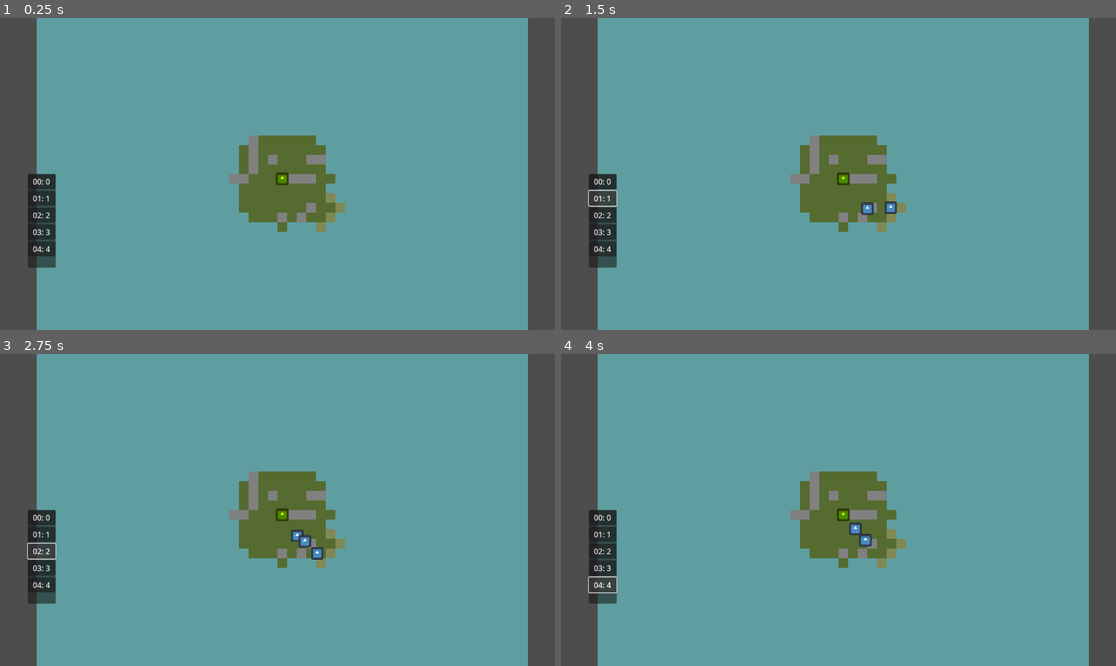
Above: before the commit, frames 1-4 (two rows, left to right).
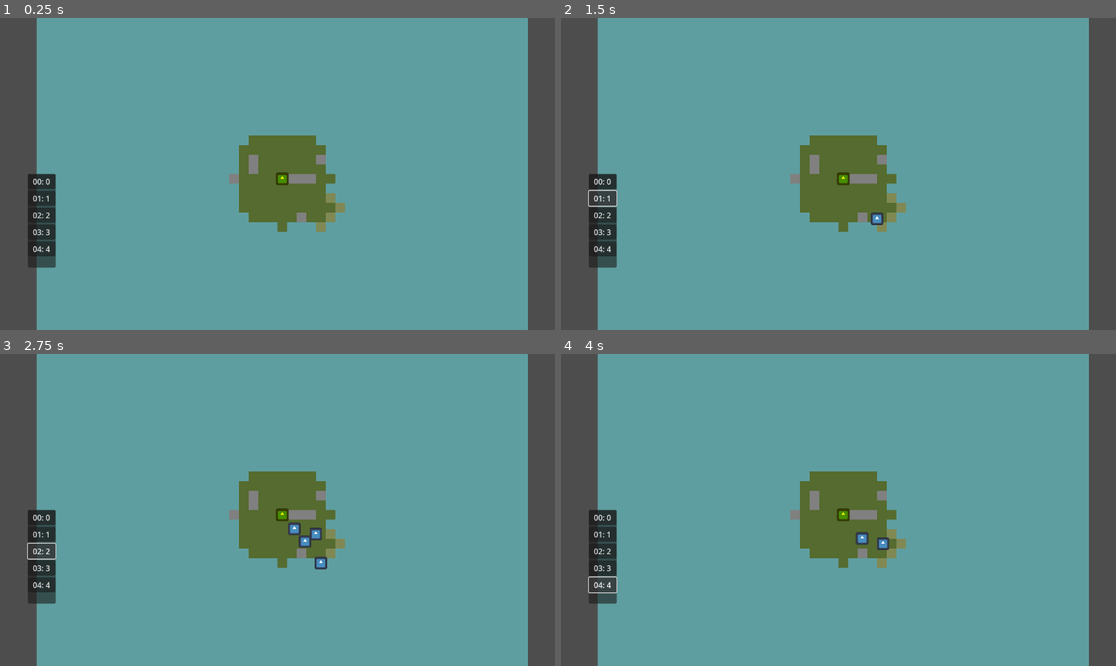
Above: after the commit, the same moments.

Repository: inf-35/tower-defense
Game: Godot game, scene res://island.tscn
The game is run twice, just before and just after one commit, with the same random seed, the same clock (stepped at 60 frames per second) and the same inputs. The engine's default icon, where the game draws it, is replaced by a stand-in: a white triangle on a blue panel in a dark square.
Inputs:
- Up to frame 1 (0.25 s): no input
- Up to frame 2 (1.5 s): click "00: 0" at 0.5 s; click "01: 1" at 1.25 s
- Up to frame 3 (2.75 s): click "02: 2" at 2 s
- Up to frame 4 (4 s): click "03: 3" at 2.75 s; click "04: 4" at 3.5 s

The runs differ from the first frame. In frame 1, 0.4% of the frame differs, in the area x 43-57%, y 37-66%; in frame 2, 0.6%; in frame 3, 0.7%, in the area x 43-59%, y 37-70%; in frame 4, 0.6%.

Commit message:
refactored waves/phases system

Diff:
--- a/Singletons/click_handler.gd
+++ b/Singletons/click_handler.gd
@@ -2,6 +2,9 @@
 
 var tower_type: Towers.Type
 signal click_on_island(world_position: Vector2, tower_type: Towers.Type)
+
+func _ready():
+	UI.tower_selected.connect(func(type_id: Towers.Type): tower_type = type_id)
 
 func _unhandled_input(event: InputEvent) -> void:
 	if event is InputEventMouseButton:
--- a/Singletons/phase_manager.gd
+++ b/Singletons/phase_manager.gd
@@ -1,42 +1,163 @@
-#Phases
+# Phases.gd
 extends Node
+#state machine for wave/phase progression
+# --- Game State Variables ---
+var current_wave_number: int = 0 # Phases now owns the wave progression
 
-# Signals for UI interaction
-signal display_expansion_choices(choices: Array[ExpansionChoice]) # UI listens to this
-signal expansion_phase_ended # Waves node listens to this to resume
-signal building_phase_started
-signal building_phase_ended
+enum GamePhase { IDLE, EXPANSION, BUILDING, COMBAT_WAVE, GAME_OVER }
+var current_phase: GamePhase = GamePhase.IDLE
 
-# Ensure References.waves and References.island are correctly set up
-# (e.g., in a global References.gd autoload script)
+# --- Constants ---
+const EXPANSION_BLOCK_SIZE = 12
+const WAVES_PER_EXPANSION_CHOICE = 2 # e.g., expansion before wave 5, 10, etc.
+const EXPANSION_CHOICES_COUNT: int = 3
+const DELAY_AFTER_BUILDING_PHASE_ENDS: float = 0.5 # Before starting combat
+
+const DEBUG_PRINT_REPORTS: bool = true #debug -> print phase reports?
 
 func _ready():
-	Waves.offer_expansion_choices.connect(_on_waves_offer_expansion_choices) #entry point to expansion mechanism
-	References.island.expansion_applied.connect(_on_island_expansion_applied) #reflects expansionchoices out to ui elements
+	# Start the game flow
+	start_game.call_deferred()
 
-	Waves.request_building_phase_start.connect(start_building_phase)
-#EXPANSION PHASE
-func _on_waves_offer_expansion_choices(choices: Array[ExpansionChoice]):
-	print("Phases: Received expansion choices. Pausing waves and showing options.")
-	assert(is_instance_valid(References.island))
-	References.island.present_expansion_choices(choices) #entry point
-	display_expansion_choices.emit(choices) # UI should connect to this signal
+func _report(str: String): #allows us to easily silence reports
+	if not DEBUG_PRINT_REPORTS:
+		return
 
-func player_chose_expansion(choice_id: int):
-	print("Phases: Player chose expansion: ", choice_id)
-	assert(is_instance_valid(References.island))
+	print("Phases: ", str)
+
+func start_game():
+	_report("Starting game flow.")
+	current_wave_number = 0 # Reset or initialize
+	# The first action will be to prepare for wave 1.
+	# According to new flow: Expansion (if wave 1 is expansion trigger) -> Build -> Combat
+	_prepare_for_next_wave_cycle()
+
+# Main state progression logic
+func _advance_phase():
+	match current_phase:
+		GamePhase.IDLE:
+			# This state might be used for game over or initial setup
+			_report("In IDLE state.")
+			# For now, after IDLE (like after combat ends), we prepare next cycle.
+			_prepare_for_next_wave_cycle() #goes to either expansion or building
+
+		GamePhase.EXPANSION:
+			_report("Expansion phase successfully completed for wave " + str(current_wave_number) + ". Moving to Building phase.")
+			_start_building_phase() # Next is building phase
+
+		GamePhase.BUILDING:
+			_report("Building phase successfully completed for wave " + str(current_wave_number) + ". Moving to Combat phase.")
+			_start_combat_wave() # Next is combat
+
+		GamePhase.COMBAT_WAVE:
+			current_phase = GamePhase.IDLE
+			_prepare_for_next_wave_cycle() # Redundant if _on_combat_wave_ended works, safety.
+
+		GamePhase.GAME_OVER:
+			_report("Game Over state.")
+			# Handle game over UI, etc.
+
+func _prepare_for_next_wave_cycle():
+	current_wave_number += 1
+	_report("Preparing for wave cycle " + str(current_wave_number))
+
+	if current_wave_number > 0 and current_wave_number % WAVES_PER_EXPANSION_CHOICE == 0:
+		_start_expansion_phase() #divert to expansion phase
+	else:
+		_start_building_phase()
+
+# --- Expansion Phase Logic ---
+func _start_expansion_phase():
+	current_phase = GamePhase.EXPANSION
+	_report("Starting Expansion Phase for upcoming wave " + str(current_wave_number))
+
+	var options: Array[ExpansionChoice] = []
+	for i: int in EXPANSION_CHOICES_COUNT:
+		var new_block_data: Dictionary = TerrainGen.generate_block(EXPANSION_BLOCK_SIZE)
+		if new_block_data.is_empty():
+			push_warning("Phases: TerrainGen.generate_block returned empty for expansion option " + str(i) + " for wave " + str(current_wave_number))
+
+		var choice = ExpansionChoice.new(i, new_block_data) # Use string ID
+		options.append(choice)
+
+	if options.is_empty():
+		push_warning("Phases: All generated expansion options are empty for wave " + str(current_wave_number) + ". Skipping expansion.")
+		# If expansion fails, proceed to the next logical step (Building Phase)
+		_advance_phase() # This will move from EXPANSION to BUILDING
+		return
+
+	if not is_instance_valid(References.island):
+		push_error("Phases: Island is not valid when trying to present expansion choices.")
+		_advance_phase() # Try to recover by moving to next phase
+		return
+
+	UI.expansion_selected.connect(_on_player_chose_expansion, CONNECT_ONE_SHOT) #now await player_chose_expansion...
+	References.island.present_expansion_choices(options)
+	UI.display_expansion_choices.emit(options) # To UI
+
+#see above: responds to player selecting expansion on UI
+func _on_player_chose_expansion(choice_id: int): # Ensure UI sends choice ID
+	if current_phase != GamePhase.EXPANSION:
+		push_warning("Phases: Player chose expansion, but not in Expansion phase.")
+		return
+
+	_report("Player chose expansion ID: " + str(choice_id) + " for wave " + str(current_wave_number))
+	if not is_instance_valid(References.island):
+		push_error("Phases: Island is not valid when player chose expansion.")
+		# Even if island is invalid, we need to advance the phase to avoid stall
+		_advance_phase()
+		return
+
+	References.island.expansion_applied.connect(_on_island_expansion_applied, CONNECT_ONE_SHOT)
 	References.island.select_expansion(choice_id)
 
 func _on_island_expansion_applied():
-	print("Phases: Island expansion applied. Resuming waves.")
-	expansion_phase_ended.emit() # Waves node connects to this to resume its timer
-#BUILDING PHASE
-func start_building_phase():
-	print("Phases: Starting Building Phase.")
-	building_phase_started.emit() # UI listens to this, shows "End Building Phase" button, etc.
-	print("a")
-	player_ended_building_phase()
+	if current_phase != GamePhase.EXPANSION:
+		# This might happen if an old signal fires, or state is already advanced.
+		# push_warning("Phases: _on_island_expansion_applied received, but not in Expansion phase. Current phase: " + str(current_phase))
+		return
+	_report("Island expansion applied by Island.gd for wave " + str(current_wave_number) + ".")
+	UI.hide_expansion_choices.emit()
+	_advance_phase() # Moves from EXPANSION to BUILDING
+
+# --- Building Phase Logic ---
+func _start_building_phase():
+	current_phase = GamePhase.BUILDING
+	_report("Starting Building Phase for wave " + str(current_wave_number))
+	UI.show_building_ui.emit() # UI listens to this
+	UI.building_phase_ended.connect(_on_player_ended_building_phase, CONNECT_ONE_SHOT) #ui hooks to this
+	get_tree().create_timer(0.5).timeout.connect(func():
+		UI.building_phase_ended.emit()
+	)
+
 # Called by your UI when the player clicks the "End Building Phase" button
-func player_ended_building_phase():
-	print("Phases: Player has ended the Building Phase. Emitting building_phase_ended.")
-	building_phase_ended.emit() # Waves.gd listens to this
+func _on_player_ended_building_phase():
+	if current_phase != GamePhase.BUILDING:
+		push_warning("Phases: Player ended building phase, but not in Building phase.")
+		return
+	_report("Player ended Building Phase for wave " + str(current_wave_number) + ".")
+	UI.hide_building_ui.emit()
+	# Add delay before starting combat
+	await get_tree().create_timer(DELAY_AFTER_BUILDING_PHASE_ENDS).timeout
+	_advance_phase() # Moves from BUILDING to COMBAT
+
+# --- Combat Wave Logic ---
+func _start_combat_wave():
+	current_phase = GamePhase.COMBAT_WAVE
+	_report("Ordering Waves.gd to start combat for wave " + str(current_wave_number))
+	if is_instance_valid(Waves):
+		Waves.start_combat_wave(current_wave_number) # New function in Waves.gd
+		Waves.wave_ended.connect(_on_combat_wave_ended, CONNECT_ONE_SHOT)
+	else:
+		push_error("Phases: Waves node not found. Cannot start combat wave.")
+		current_phase = GamePhase.IDLE # Try to recover or go to error state
+		_advance_phase()
+
+func _on_combat_wave_ended(): # Connected to Waves.wave_ended
+	if current_phase != GamePhase.COMBAT_WAVE:
+		# This could happen if wave_ended is emitted multiple times or late
+		# push_warning("Phases: _on_combat_wave_ended received, but not in Combat Wave phase. Current phase: " + str(current_phase))
+		return
+	_report("Combat wave " + str(current_wave_number) + " reported as ended by Waves.gd.")
+	current_phase = GamePhase.IDLE # Reset before preparing next cycle
+	_advance_phase() # Will call _prepare_for_next_wave_cycle
--- a/Singletons/terrain_generator.gd
+++ b/Singletons/terrain_generator.gd
@@ -47,6 +47,6 @@
 		to_visit.erase(cell)
 	#now, for all the chosen coordinates, determine their Terrain.Base type.
 	for cell_coord: Vector2i in block_candidate_coords:
-		generated_tiles[cell_coord] = Terrain.Base.EARTH if randf() > 0.2 else Terrain.Base.RUINS
+		generated_tiles[cell_coord] = Terrain.Base.EARTH if randf() > 0.1 else Terrain.Base.RUINS
 
 	return generated_tiles
--- a/Singletons/waves.gd
+++ b/Singletons/waves.gd
@@ -1,115 +1,135 @@
 # Waves.gd
-extends Node
+extends Node #"Service" type singleton, mainly called by Phases
 
-signal wave_started(wave_number: int)
-signal wave_ended()
-# Signals to Phases:
-signal offer_expansion_choices(choices: Array[ExpansionChoice])
-signal request_building_phase_start()
+signal wave_started(wave_number_int: int) # Emitted when combat spawning begins
+signal wave_ended # Emitted when all enemies of a specific combat session are cleared
 
-var wave: int = 0
-
-#per-wave numbers
+var current_combat_wave_number: int = 0 # Tracks the wave number it's currently managing combat for
 var alive_enemies: int = 0:
 	set(value):
 		alive_enemies = value
-		if alive_enemies <= 0 and wave > 0:
-			wave_ended.emit()
+		# Only emit wave_ended if we are actually in a combat session for a specific wave
+		if alive_enemies <= 0 and current_combat_wave_number > 0:
+			print("Waves: All enemies cleared for combat wave ", current_combat_wave_number, ". Emitting wave_ended.")
+			var ended_wave = current_combat_wave_number # Store before reset
+			current_combat_wave_number = 0 # Reset, ready for next combat call
+			wave_ended.emit() # No payload needed as Phases knows current_wave_number
 
-# Assumed expansion block size, can be configured elsewhere
-const EXPANSION_BLOCK_SIZE = 12
-const WAVES_PER_EXPANSION_CHOICE = 5
-const CONCURRENT_ENEMY_SPAWNS: int = 10
-const EXPANSION_CHOICES: int = 3
+# Constants for spawning
+const CONCURRENT_ENEMY_SPAWNS: int = 10 # From your original
 
-const DELAY_AFTER_BUILDING_PHASE: float = 0.5
-
-func _ready():
-	wave_ended.connect(func():
-		print("Waves: wave_ended received for wave ", wave, ". Requesting building phase start.")
-		request_building_phase_start.emit() # Tell Phases to start the building phase
-	)
-	wave_started.connect(func(wave: int):
-		spawn_enemies(wave)
-	)
-	# Connect to Phases to know when the expansion phase is over
-	Phases.expansion_phase_ended.connect(resume_wave_cycle)
-	Phases.building_phase_ended.connect(func():
-		print("Waves: Phases.building_phase_ended received. Preparing next game phase after delay.")
-		await get_tree().create_timer(DELAY_AFTER_BUILDING_PHASE).timeout
-		start_next_wave_or_expansion_phase()
-	)
-
-	initial_game_start.call_deferred() # Start the process once scene is ready
-
-func initial_game_start():
-	print("Waves: Initial game start. Requesting first building phase before wave 1.")
-	request_building_phase_start.emit()
-
-func start_next_wave_or_expansion_phase():
-	wave += 1
-	print("Waves: Starting phase for wave " + str(wave))
-
-	if wave > 0 and wave % WAVES_PER_EXPANSION_CHOICE == 0:
-		initiate_expansion_choice_sequence() #expansion
-	else:
-		# Regular wave
-		assert(is_instance_valid(References.island))
-		wave_started.emit(wave)
-
-func initiate_expansion_choice_sequence():
-	print("Waves: Initiating expansion choice for upcoming wave period (current wave: " + str(wave) + ")")
-	var options: Array[ExpansionChoice] = []
-
-	for i in EXPANSION_CHOICES: # Generate 3 options
-		var new_block_data: Dictionary = {}
-
-		new_block_data = TerrainGen.generate_block(EXPANSION_BLOCK_SIZE)
-		if new_block_data.is_empty():
-			push_warning("Waves: TerrainGen.generate_block returned empty for option " + str(i))
-			# For now, we'll create an option with empty data; Island.gd should handle it.
-		var choice = ExpansionChoice.new(i, new_block_data)
-		options.append(choice)
-
-	if options.is_empty() or options.all(func(opt): return opt.block_data.is_empty()):
-		push_warning("Waves: All generated expansion options are empty. Skipping choice phase.")
-		resume_wave_cycle()
+# New function called by Phases.gd to start a combat wave
+func start_combat_wave(wave_num_to_spawn: int):
+	if current_combat_wave_number > 0:
+		push_warning("Waves: start_combat_wave called for wave " + str(wave_num_to_spawn) +
+					 " while already managing combat for wave " + str(current_combat_wave_number) + ". Ignoring new call.")
 		return
 
-	offer_expansion_choices.emit(options) # Signal ExpansionManager with the choices
+	if wave_num_to_spawn <= 0:
+		push_error("Waves: start_combat_wave called with invalid wave number: " + str(wave_num_to_spawn))
+		return
 
-func resume_wave_cycle():
-	print("Waves: Resuming wave cycle. Current wave: " + str(wave))
-	# After expansion, the current 'wave' number's enemies can spawn.
-	wave_started.emit(wave)
+	current_combat_wave_number = wave_num_to_spawn
+	print("Waves: Starting combat mechanics for wave " + str(current_combat_wave_number))
+	wave_started.emit(current_combat_wave_number) # Announce spawning has begun
+	_spawn_enemies_for_current_wave() # Internal spawner
 
-func spawn_enemies(wave: int):
+func _spawn_enemies_for_current_wave():
+	# Ensure unit_sc is loaded, ideally as a class member if always the same
 	var unit_sc : PackedScene = preload("res://Units/Enemies/basic_unit.tscn")
+	if not unit_sc:
+		push_error("Waves: Failed to preload enemy scene for wave " + str(current_combat_wave_number))
+		self.alive_enemies = 0 # This will trigger wave_ended immediately
+		return
 
 	var island: Island = References.island
+	if not is_instance_valid(island):
+		self.alive_enemies = 0
+		return
 	if island.active_boundary_tiles.is_empty():
-		push_warning("No boundary available for spawning!")
+		self.alive_enemies = 0
 		return
 
-	var enemies_this_wave: int = wave * 5
-	var enemy_stagger: float = (2.0 + log(enemies_this_wave) * 0.5) / enemies_this_wave
-	alive_enemies += enemies_this_wave
+	var enemies_to_spawn: int = get_enemies_for_wave(current_combat_wave_number) # Your formula
+	if enemies_to_spawn <= 0:
+		print("Waves: No enemies to spawn for wave " + str(current_combat_wave_number) + " based on formula.")
+		self.alive_enemies = 0
+		return
 
-	if enemies_this_wave > 500: #mass spawn as fast as is allowed
-		var enemies_spawned: int = 0
-		while enemies_spawned <= enemies_this_wave:
-			var spawn_concurrent: int = min(enemies_this_wave - enemies_spawned, CONCURRENT_ENEMY_SPAWNS)
-			for i: int in spawn_concurrent:
-				var unit: Unit = unit_sc.instantiate()
-				unit.part_of_wave = true
-				island.add_child(unit)
-				unit.movement_component.position = Island.cell_to_position(island.active_boundary_tiles.pick_random())
-			enemies_spawned += spawn_concurrent
-			await get_tree().create_timer(enemy_stagger * spawn_concurrent).timeout
-	else:
-		for i: int in enemies_this_wave:
-			var unit: Unit = unit_sc.instantiate()
-			unit.part_of_wave = true
-			island.add_child(unit)
-			unit.movement_component.position = Island.cell_to_position(island.active_boundary_tiles.pick_random())
-			await get_tree().create_timer(enemy_stagger).timeout
+	self.alive_enemies = enemies_to_spawn
+	print("Waves: Spawning " + str(enemies_to_spawn) + " enemies for wave " + str(current_combat_wave_number))
+
+	# Your stagger logic
+	var enemy_stagger: float = 0.1 # Default
+	if enemies_to_spawn > 0: # Avoid division by zero if somehow enemies_to_spawn is 0
+		enemy_stagger = (2.0 + log(float(enemies_to_spawn)) * 0.5) / float(enemies_to_spawn)
+		enemy_stagger = max(0.01, enemy_stagger) # Ensure a tiny minimum stagger
+
+	if enemies_to_spawn > 500: # Mass spawn logic
+		var enemies_spawned_count: int = 0
+		while enemies_spawned_count < enemies_to_spawn:
+			var num_to_spawn_now: int = min(enemies_to_spawn - enemies_spawned_count, CONCURRENT_ENEMY_SPAWNS)
+			for i: int in num_to_spawn_now:
+				var unit: Node = unit_sc.instantiate()
+				if unit is Unit: # Type check
+					var actual_unit = unit as Unit
+					# actual_unit.part_of_wave = true # If your Unit script uses this
+					if actual_unit.has_signal("died"):
+						actual_unit.died.connect(_on_enemy_died, CONNECT_ONE_SHOT)
+					else:
+						push_warning("Waves: Unit spawned for wave " + str(current_combat_wave_number) + " has no 'died' signal.")
+
+					island.add_child(actual_unit)
+					if island.active_boundary_tiles.is_empty(): # Should not happen if initial check passed
+						actual_unit.queue_free()
+						push_error("Boundary empty mid spawn batch")
+						self.alive_enemies -=1 # Manually adjust if one unit fails here
+						continue
+					actual_unit.movement_component.position = Island.cell_to_position(island.active_boundary_tiles.pick_random())
+				else:
+					push_error("Waves: Spawned scene is not a Unit for wave " + str(current_combat_wave_number))
+					if is_instance_valid(unit): unit.queue_free()
+					self.alive_enemies -= 1 # Account for failed spawn if possible
+					continue # Skip to next in batch or next batch
+
+			enemies_spawned_count += num_to_spawn_now
+			if enemies_spawned_count < enemies_to_spawn and enemy_stagger * num_to_spawn_now > 0 : # Only await if more to spawn & stagger is positive
+				await get_tree().create_timer(enemy_stagger * num_to_spawn_now).timeout
+	else: # Regular spawn logic
+		for i: int in enemies_to_spawn:
+			if not is_instance_valid(island) or island.active_boundary_tiles.is_empty():
+				push_warning("Waves: Island/boundaries became invalid during regular spawn for wave " + str(current_combat_wave_number))
+				self.alive_enemies = i # Only count those successfully iterated for spawning
+				return
+
+			var unit: Node = unit_sc.instantiate()
+			if unit is Unit:
+				var actual_unit = unit as Unit
+				# actual_unit.part_of_wave = true
+				if actual_unit.has_signal("died"):
+					actual_unit.died.connect(_on_enemy_died, CONNECT_ONE_SHOT)
+				else:
+					push_warning("Waves: Unit spawned for wave " + str(current_combat_wave_number) + " has no 'died' signal.")
+
+				island.add_child(actual_unit)
+				if island.active_boundary_tiles.is_empty():
+					actual_unit.queue_free()
+					push_error("Boundary empty mid spawn")
+					self.alive_enemies -=1
+					continue
+				actual_unit.movement_component.position = Island.cell_to_position(island.active_boundary_tiles.pick_random())
+			else:
+				push_error("Waves: Spawned scene is not a Unit for wave " + str(current_combat_wave_number))
+				if is_instance_valid(unit): unit.queue_free()
+				self.alive_enemies -= 1
+				continue
+
+			if i < enemies_to_spawn - 1 and enemy_stagger > 0: # Don't wait after last enemy & if stagger is positive
+				await get_tree().create_timer(enemy_stagger).timeout
+
+func _on_enemy_died():
+	if self.alive_enemies > 0:
+		self.alive_enemies -= 1 # Setter handles emitting wave_ended
+
+static func get_enemies_for_wave(wave: int) -> int:
+	return wave * 5
--- a/UI/expansion_ui.gd
+++ b/UI/expansion_ui.gd
@@ -5,24 +5,24 @@
 
 func _ready():
 	visible = false
-	Phases.display_expansion_choices.connect(func(expansion_choices: Array[ExpansionChoice]):
-		present_options()
+	UI.display_expansion_choices.connect(func(expansion_choices: Array[ExpansionChoice]):
+		present_options(expansion_choices)
 	)
-	Phases.expansion_phase_ended.connect(hide_options)
+	UI.hide_expansion_choices.connect(hide_options)
 
-func present_options():
-	_populate_buttons()
+func present_options(data: Array[ExpansionChoice]):
+	_populate_buttons(data)
 	visible = true
 
 func hide_options():
 	visible = false
 
-func _populate_buttons():
+func _populate_buttons(data: Array[ExpansionChoice]):
 	for button: Node in option_buttons:
 		button.queue_free()
 	option_buttons.clear()
 
-	for i in Waves.EXPANSION_CHOICES:
+	for i: int in len(data):
 		var btn := Button.new()
 		btn.text = str(i)
 		btn.name = "Btn_selection_%s" % str(i)
@@ -30,5 +30,5 @@
 		_vbox.add_child(btn)
 		option_buttons.append(btn)
 
-func _on_button_pressed(button: int):
-	Phases.player_chose_expansion(button)
+func _on_button_pressed(button_id: int):
+	UI.expansion_selected.emit(button_id)
--- a/UI/sidebar_ui.gd
+++ b/UI/sidebar_ui.gd
@@ -1,8 +1,6 @@
 # SidebarUI.gd
 extends Control
 class_name SidebarUI
-
-signal tower_selected(type_id: int)
 
 @onready var _vbox: VBoxContainer = $Panel/VBoxContainer
 
@@ -20,6 +18,5 @@
 		btn.pressed.connect(_on_button_pressed.bind(type_id))
 		_vbox.add_child(btn)
 
-func _on_button_pressed(type_id: int) -> void:
-	emit_signal("tower_selected", type_id)
-	ClickHandler.tower_type = type_id
+func _on_button_pressed(type_id: Towers.Type) -> void:
+	UI.tower_selected.emit(type_id)
--- /dev/null
+++ b/UI/ui_bus.gd
@@ -0,0 +1,12 @@
+extends Node #UI BUS (UI)
+#all ui-logic communication should occur through this bus
+
+#UI -> Phases
+signal tower_selected(type_id: Towers.Type) #called by sidebar_ui
+signal expansion_selected(expansion_id: int) #called by expansion_ui
+signal building_phase_ended()
+#Phases -> UI
+signal display_expansion_choices(choices: Array[ExpansionChoice]) # To UI
+signal hide_expansion_choices()
+signal show_building_ui()
+signal hide_building_ui()
--- a/UnitComponents/unit.gd
+++ b/UnitComponents/unit.gd
@@ -31,8 +31,6 @@
 	unit_id = References.assign_unit_id()
 
 	died.connect(func():
-		if part_of_wave:
-			Waves.alive_enemies -= 1
 		queue_free()
 	)
 
--- a/island.gd
+++ b/island.gd
@@ -136,7 +136,7 @@
 func select_expansion(choice_id: int):
 	if not is_choosing_expansion:
 		push_warning("Island: Tried to select expansion when not in choice mode.")
-		# emit expansion_applied to potentially unstuck ExpansionManager
+		# emit expansion_applied to potentially unstuck Phases
 		expansion_applied.emit()
 		return
 
@@ -154,7 +154,9 @@
 	preview_grid.clear()
 	is_choosing_expansion = false
 	current_expansion_options.clear()
+
 	queue_redraw()
+
 	expansion_applied.emit() # Allow game to resume
 
 func apply_expansion_option(option: ExpansionChoice):
--- a/project.godot
+++ b/project.godot
@@ -26,6 +26,7 @@
 Terrain="*res://Singletons/terrain.gd"
 TerrainGen="*res://Singletons/terrain_generator.gd"
 Phases="*res://Singletons/phase_manager.gd"
+UI="*res://UI/ui_bus.gd"
 
 [rendering]
 
Not shown, added: UI/ui_bus.gd.uid
